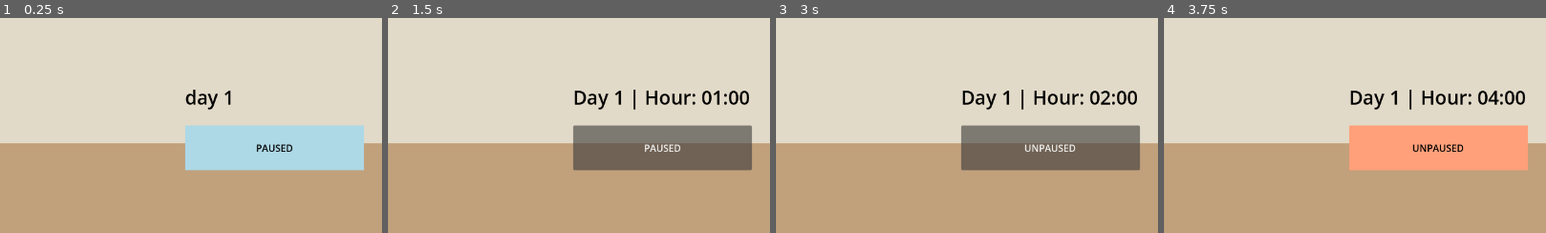
Above: before the commit, frames 1-4 (left to right).
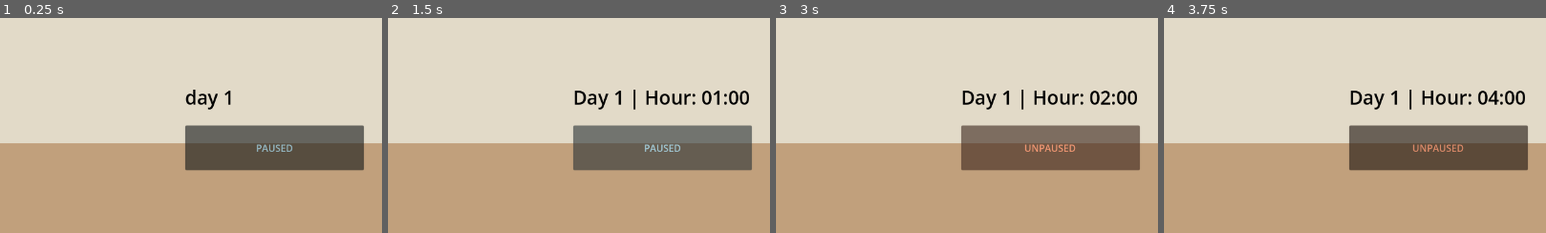
Above: after the commit, the same moments.

Repository: jac192133/Ecobana
Game: Godot game, scene res://scenes/RoomScene.tscn
Two runs of this game, one before a commit and one after it. Both use one fixed random seed, a clock stepped at 60 frames per second and the inputs below.
Inputs:
- Up to frame 1 (0.25 s): no input
- Up to frame 2 (1.5 s): click "PAUSED" at 0.5 s; click "UNPAUSED" at 1.25 s
- Up to frame 3 (3 s): tap Enter at 2 s; tap Space (pause_toggle) at 2.75 s
- Up to frame 4 (3.75 s): click "Small Table" at 3.5 s
The pictures show only the part of the screen within x 50-100%, y 50-100%; the shares and areas given below are measured in that part.

The runs differ from the first frame. In frame 1, 10% of the frame differs, in the area x 48-96%, y 49-72%; in frame 2, 0.2%; in frame 3, 0.3%; in frame 4, 9.9%.

Commit message:
more tweaks...

Diff:
--- a/godotecobana/scenes/pause_toggle_button.gd
+++ b/godotecobana/scenes/pause_toggle_button.gd
@@ -1,21 +1,18 @@
-extends Button  # ✅ Correctly extending Button
+extends Button
 
 func _ready():
 	# Start the game in a paused state
 	get_tree().paused = true
 	update_button_appearance()
-
 	# Connect the button press signal
 	self.pressed.connect(_on_PauseToggleButton_pressed)
-
 	# Prevent Spacebar from accidentally "clicking" the button
 	focus_mode = Control.FOCUS_NONE
-
 	# Ensure the script always processes input (for Spacebar toggle)
 	process_mode = Node.PROCESS_MODE_ALWAYS
 
 func _input(event):
-	if event.is_action_pressed("pause_toggle"):  # Spacebar toggles pause
+	if event.is_action_pressed("pause_toggle"): # Spacebar toggles pause
 		toggle_pause()
 
 func _on_PauseToggleButton_pressed():
@@ -27,15 +24,9 @@
 	update_button_appearance()
 
 func update_button_appearance():
-	var style = StyleBoxFlat.new()
-
 	if get_tree().paused:
 		text = "PAUSED"
-		style.bg_color = Color(0.678, 0.847, 0.902)  # Light blue
+		modulate = Color(0.678, 0.847, 0.902) # Light blue
 	else:
 		text = "UNPAUSED"
-		style.bg_color = Color(1.0, 0.627, 0.478)  # Light red
-
-	# Apply styles to the button
-	set("theme_override_styles/normal", style)
-	add_theme_color_override("font_color", Color(0, 0, 0))  # Black text
+		modulate = Color(1.0, 0.627, 0.478) # Light red
--- a/godotecobana/scenes/time_manager.gd
+++ b/godotecobana/scenes/time_manager.gd
@@ -1,41 +1,28 @@
 extends Node
 
-signal time_updated(day, time_of_day)  # ✅ Signal is correctly declared
+signal time_updated(day: int, time_of_day: float)  # ✅ Declare signal
 
 var current_day: int = 1
-var last_updated_hour: int = -1  # Stores the last hour UI was updated
-
+var last_updated_hour: int = -1
 var time_of_day: float = 0.0
 @export var seconds_per_day: float = 10.0
-var is_paused: bool = false
+
+func _ready():
+	emit_signal("time_updated", current_day, time_of_day)  # ✅ Emit signal at start
 
 func _process(delta):
-	if is_paused:
-		return  # Stop if the game is paused
+	if get_tree().paused:
+		return  # ✅ Stop time when paused
 
 	time_of_day += delta / seconds_per_day  # Increment time
 
-	# Calculate the current hour (0-23 range)
 	var current_hour = int(time_of_day * 24)
 
-	# Only emit `time_updated` if the hour has changed
 	if current_hour != last_updated_hour:
-		last_updated_hour = current_hour  # Update tracking variable
-		print("Hour:", current_hour)
-		time_updated.emit(current_day, time_of_day)  # Emit signal once per hour
+		last_updated_hour = current_hour
+		emit_signal("time_updated", current_day, time_of_day)  # ✅ Ensure signal is actually used
 
-	# Check if a full day has passed
 	if time_of_day >= 1.0:
 		time_of_day = 0.0  # Reset time of day
 		current_day += 1  # Increment day
-		print("New Day:", current_day)
-		time_updated.emit(current_day, time_of_day)  # Emit signal for new day
-
-
-func toggle_pause():
-	is_paused = !is_paused
-	print("Game Paused:", is_paused)
-
-
-func _on_item_selected(index: int) -> void:
-	pass # Replace with function body.
+		emit_signal("time_updated", current_day, time_of_day)  # ✅ Ensure signal is actually used
--- a/godotecobana/scripts/table_size_selector.gd
+++ b/godotecobana/scripts/table_size_selector.gd
@@ -3,14 +3,11 @@
 @onready var table = get_node("/root/RoomScene/Table")
 @onready var time_manager = get_node("/root/RoomScene/TimeManager")  # Get the time manager
 
-var is_dropdown_open = false  # Track dropdown state
+var previous_pause_state: bool = false  # Track last pause state
 
 func _ready():
 	var popup = get_popup()
-
-	# Ensure the popup appears correctly
-	popup.call_deferred("reset_size")  # Ensures proper sizing
-	popup.hide()  # Hide initially so it doesn't show up on game start
+	popup.hide()  # Ensure the dropdown is hidden on start
 
 	# Add items to the dropdown
 	clear()
@@ -19,20 +16,25 @@
 	add_item("Large Table")
 	add_item("Extra-Long Table")
 
-	# Connect signals
-	item_selected.connect(_on_item_selected)
-	self.pressed.connect(_on_dropdown_toggle)  # Toggle dropdown when clicked
+	# ✅ Ensure dropdown starts correctly
+	await get_tree().process_frame  # Ensures first frame is processed
+	update_dropdown_state()
+
+func _process(_delta):
+	# ✅ Manually detect pause changes
+	if get_tree().paused != previous_pause_state:
+		previous_pause_state = get_tree().paused
+		update_dropdown_state()
 
 func _on_dropdown_toggle():
-	if time_manager and time_manager.is_paused:  # Only toggle while paused
+	if get_tree().paused:  # ✅ Only toggle if game is paused
 		var popup = get_popup()
-
-		if is_dropdown_open:
+		if popup.is_visible():
 			popup.hide()  # Close the dropdown
 		else:
 			popup.popup(Rect2(global_position + Vector2(0, 50), popup.size))  # Open it
-
-		is_dropdown_open = !is_dropdown_open  # Toggle state
+	else:
+		print("Dropdown is disabled while unpaused!")  # Debug message
 
 func _on_item_selected(index: int):
 	if table:
@@ -40,5 +42,8 @@
 		print("Table size changed to:", index)
 
 	# Close the dropdown after selection
-	is_dropdown_open = false
 	get_popup().hide()
+
+func update_dropdown_state():
+	self.disabled = not get_tree().paused  # ✅ Fix logic: ENABLED when paused, DISABLED when unpaused
+	print("Dropdown", "ENABLED" if get_tree().paused else "DISABLED", "(Paused:", get_tree().paused, ")")
